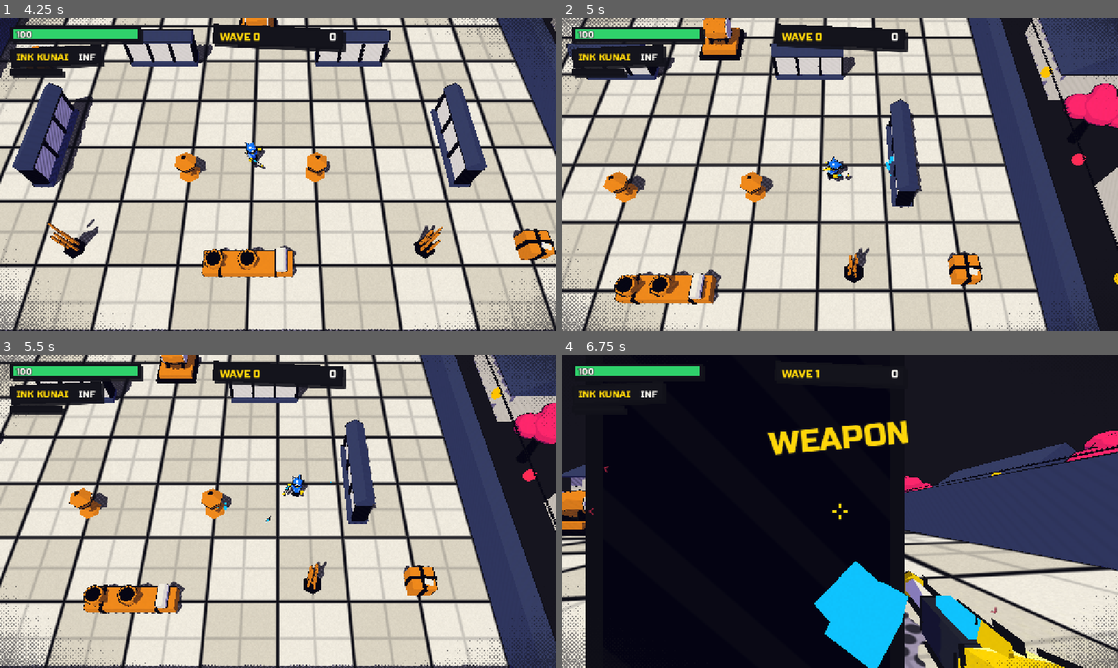
Above: before the commit, frames 1-4 (two rows, left to right).
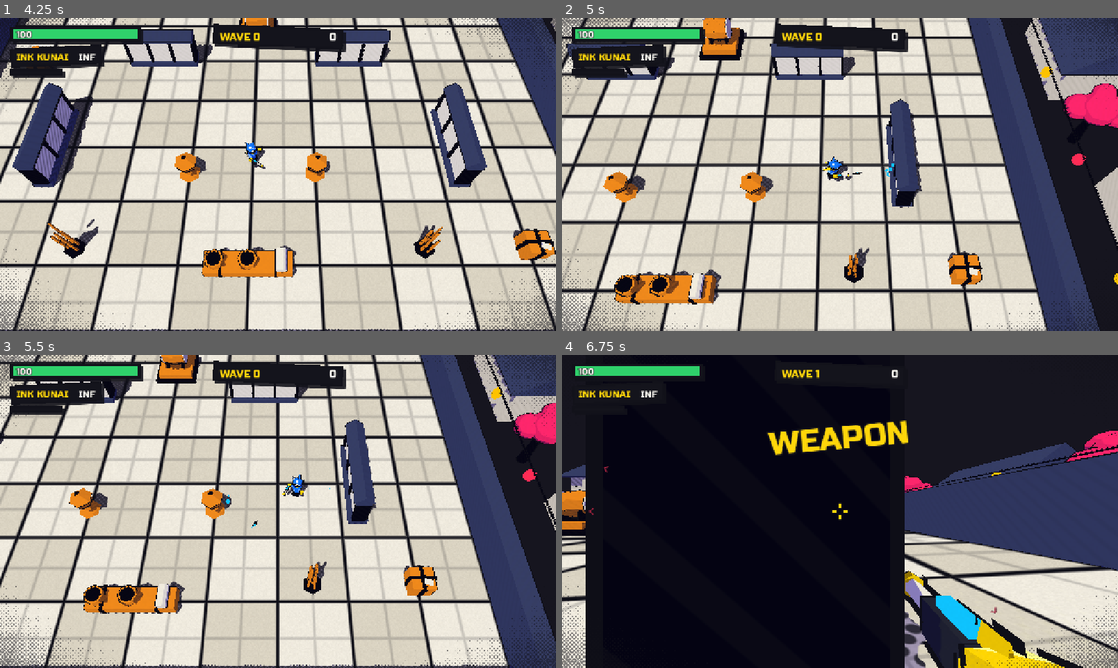
Above: after the commit, the same moments.

Repository: albertolicea00/paper-plastic-pew
Game: Godot game, scene res://core/main.tscn
Two runs of this game, one before a commit and one after it. Both use one fixed random seed, a clock stepped at 60 frames per second and the inputs below.
Inputs (mouse positions are in pixels of both pictures, inside the frame that each line leads up to):
- Up to frame 1 (4.25 s): click "EASY" at 0.5 s; click "EASY" at 1.25 s; click "NORMAL" at 2 s; click "NORMAL" at 2.75 s; click "START" at 3.5 s
- Up to frame 2 (5 s): tap Enter at 4.25 s; move the mouse to (962, 158) at 4.27 s; press the mouse at (962, 158) at 4.28 s; hold D (move_right) from 4.28 s (still down); tap Space (dash) at 4.35 s
- Up to frame 3 (5.5 s): release D (move_right) at 5 s; release the mouse at (400, 495) at 5 s; drag from (166, 527) to (250, 574) at 5.02 s
- Up to frame 4 (6.75 s): move the mouse to (895, 442) at 5.77 s; hold D (move_right) 5.78-6.53 s; tap Q (swap) at 5.85 s; tap V (view) at 6.05, 6.6 s; move the mouse to (834, 517) at 6.52 s; hold W (move_up) from 6.53 s (still down); click (834, 517) at 6.67 s

Frame 1 is identical in both runs. In frame 2, less than 0.1% of the frame differs, in the area x 50-60%, y 44-51%; in frame 3, less than 0.1%; in frame 4, 3.3%, in the area x 45-63%, y 66-100%.

Commit message:
feat(combat): spawn bullets from the weapon muzzle instead of the body

Diff:
--- a/game/core/actor.gd
+++ b/game/core/actor.gd
@@ -89,7 +89,10 @@
 	if left > 0:
 		ammo[weapon_id] = left - 1
 	cooldown = 1.0 / float(weapon.rate)
-	var origin = global_position + Vector3(0, MUZZLE_HEIGHT, 0)
+	# Bullets leave the weapon muzzle, not the chest; keep them on the aim plane
+	# so travel stays flat and matches the crosshair.
+	var muzzle = rig.muzzle_point()
+	var origin = Vector3(muzzle.x, MUZZLE_HEIGHT, muzzle.z)
 	for i in int(weapon.pellets):
 		var angle = deg_to_rad(randf_range(-1.0, 1.0) * (float(weapon.spread) + aim_error))
 		game.projectiles.spawn(origin, aim.rotated(Vector3.UP, angle), weapon, self)
--- a/game/core/character_rig.gd
+++ b/game/core/character_rig.gd
@@ -61,6 +61,17 @@
 	Dimensions.hub.style(node, role, color_key)
 	return node
 
+# World point at the tip of the weapon's muzzle, for spawning bullets. Falls
+# back to the body centre when a character carries no weapon part.
+func muzzle_point() -> Vector3:
+	if parts.has("weapon"):
+		var gun: MeshInstance3D = parts["weapon"]
+		if gun.mesh != null:
+			var front = gun.mesh.get_aabb().position.z
+			return gun.global_transform * Vector3(0, 0, front)
+		return gun.global_position
+	return global_position
+
 func set_first_person(value: bool) -> void:
 	first_person = value
 	for part in parts:
